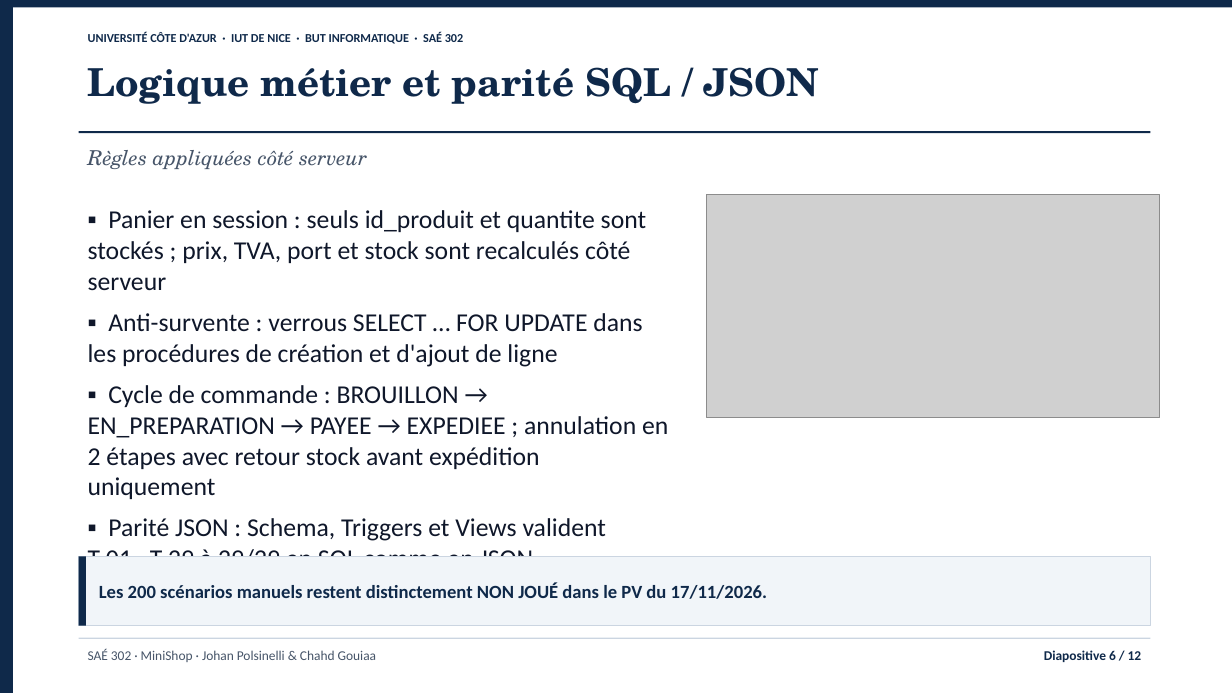
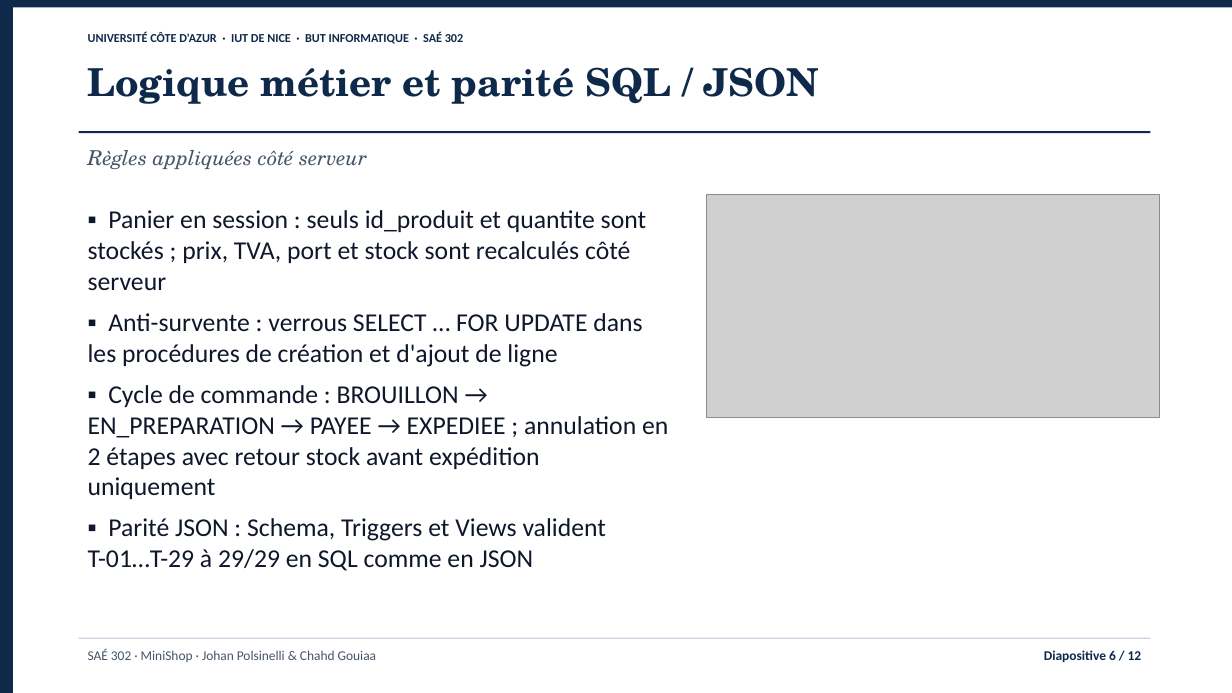
Before and after one commit to jojo8356/SAE-302, a slide deck: slide 6 of livrables/minishop-soutenance.pptx. Drawn at 1232x693 pixels with LibreOffice and Linux fonts; fonts in the diff are those of the drawing; grey boxes stand for pictures. Boxes give left, top, right and bottom in pixels: in the first picture for what was removed or moved away, otherwise in the second. Text is boxed around its words. In the diff, an @@ line names an element or a change of style, - is before the commit and + after.

```diff
--- a/livrables/minishop-soutenance.pptx
+++ b/livrables/minishop-soutenance.pptx
@@ text "▪ Panier en session : ..." rewrapped from <box>88,210,668,556</box> to <box>88,210,668,571</box> @@
@@ rectangle removed at <box>79,556,1151,626</box> @@
-Les 200 scénarios manuels restent distinctement NON JOUÉ dans le PV du 17/11/2026.
@@ rectangle removed at <box>79,556,86,626</box> @@
```
Also in this commit, not shown: 10 other slides changed, 4 other files.
